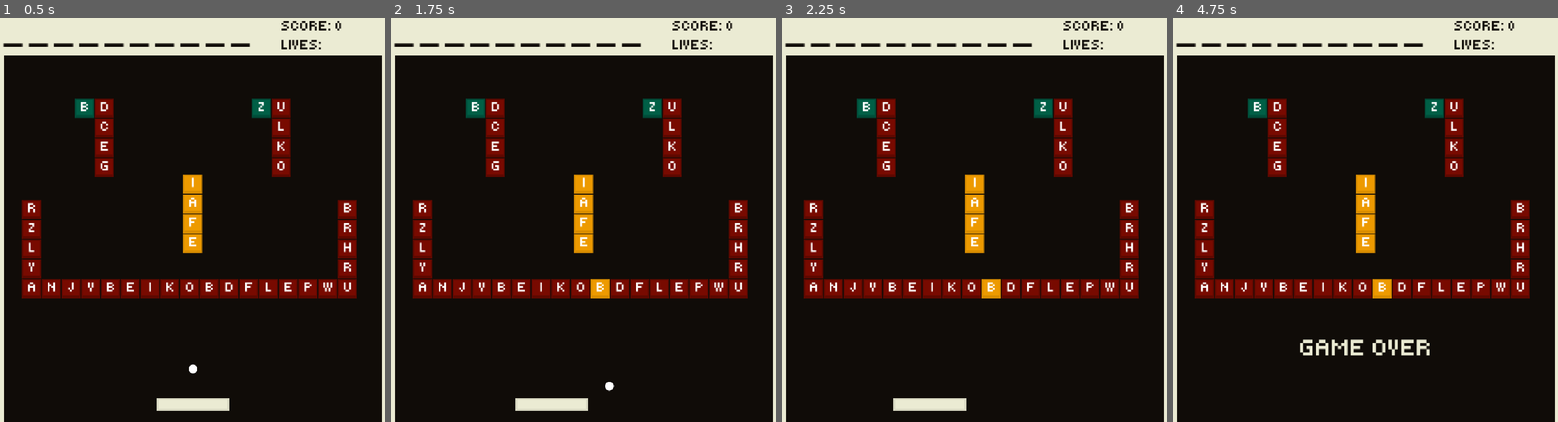
Above: before the commit, frames 1-4 (left to right).
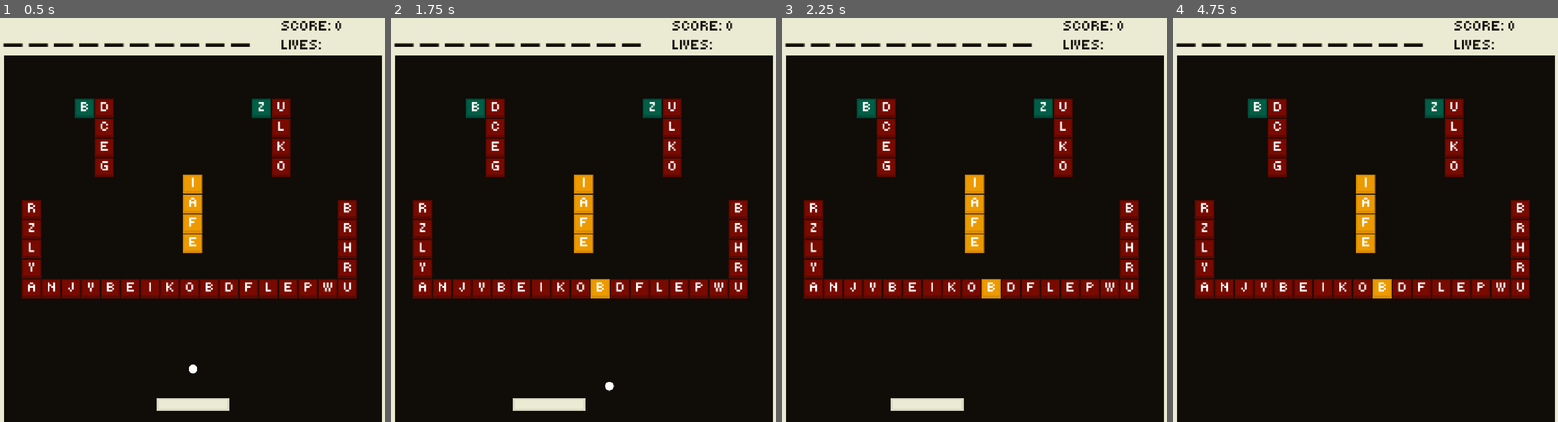
Above: after the commit, the same moments.

Repository: problem-18-dev/KeyBricks
Game: Godot game, scene res://levels/level_three.tscn
Two runs of this game, one before a commit and one after it. Both use one fixed random seed, a clock stepped at 60 frames per second and the inputs below. This scene is started directly instead of the project's main scene.
Inputs (mouse positions are in pixels of both pictures, inside the frame that each line leads up to):
- Up to frame 1 (0.5 s): no input
- Up to frame 2 (1.75 s): tap Enter at 0.5 s; move the mouse to (672, 199) at 0.52 s; hold Right (move_right) 0.53-1.28 s; hold Space (interact) 0.53-1.28 s; click (672, 199) at 0.67 s; move the mouse to (502, 240) at 1.27 s; hold Left (move_left) from 1.28 s (still down); tap Space (interact) at 1.35 s
- Up to frame 3 (2.25 s): move the mouse to (1016, 131) at 2.02 s; release Left (move_left) at 2.03 s; hold Right (move_right) from 2.03 s (still down); hold Space (interact) from 2.03 s (still down)
- Up to frame 4 (4.75 s): move the mouse to (1346, 300) at 2.77 s; release Space (interact) at 2.78 s; tap Space (interact) at 2.85, 3.5, 4.35 s; click (1346, 300) at 2.92 s; move the mouse to (1488, 280) at 3.52 s; release Right (move_right) at 3.53 s; hold Space (interact) 3.53-4.28 s; hold Left (move_left) from 3.53 s (still down); tap Enter at 4.25 s; move the mouse to (1246, 159) at 4.27 s

Frame 1 is identical in both runs. In frame 2, less than 0.1% of the frame differs, in the area x 31-52%, y 94-98%; in frame 3, less than 0.1%; in frame 4, 0.7%, in the area x 32-67%, y 79-84%.
Error before the commit: Invalid call. Nonexistent function 'reset_stats' in base 'Nil'. (res://scenes/base_level.gd:103)
Error after the commit: Invalid call. Nonexistent function 'reset_stats' in base 'Nil'. (res://scenes/base_level.gd:102)

Commit message:
feat: faster paddle speeds

Diff:
--- a/scenes/base_level.gd
+++ b/scenes/base_level.gd
@@ -94,11 +94,10 @@
 	$HUD.change_lives(GameManager.lives)
 
 	if lives <= 0:
-		AudioManager.play("game_over")
-		$HUD.show_message("GAME OVER")
 		_paddle.queue_free()
 		_ball.queue_free()
-		await get_tree().create_timer(2.0).timeout
+		AudioManager.play("game_over")
+		await $HUD.show_message("GAME OVER", 2)
 		GameManager.save_high_score()
 		GameManager.main_scene.reset_stats()
 		GameManager.main_scene.load_scene(Main.Scene.End)
--- a/scenes/paddle/paddle.tscn
+++ b/scenes/paddle/paddle.tscn
@@ -13,9 +13,8 @@
 process_mode = 1
 collision_mask = 8
 script = ExtResource("1_q5rgx")
-min_speed = 300
-max_speed = 365
-acceleration_weight = 1.3
+min_speed = 320
+max_speed = 400
 metadata/_edit_group_ = true
 
 [node name="CollisionShape2D" type="CollisionShape2D" parent="."]
